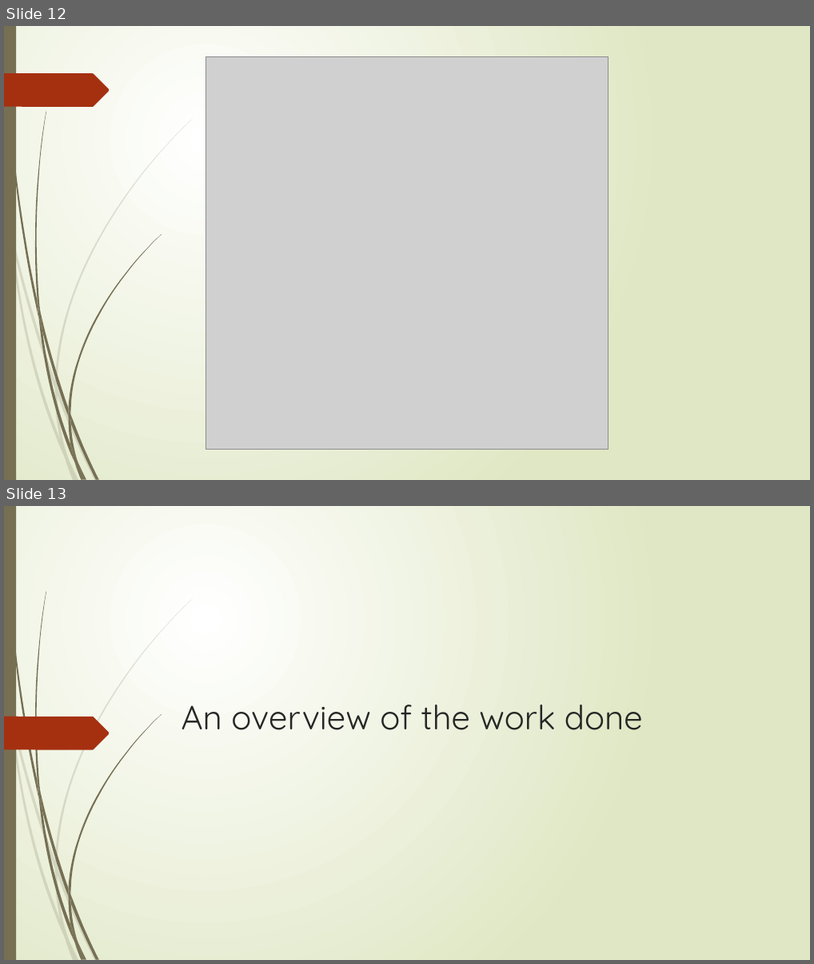
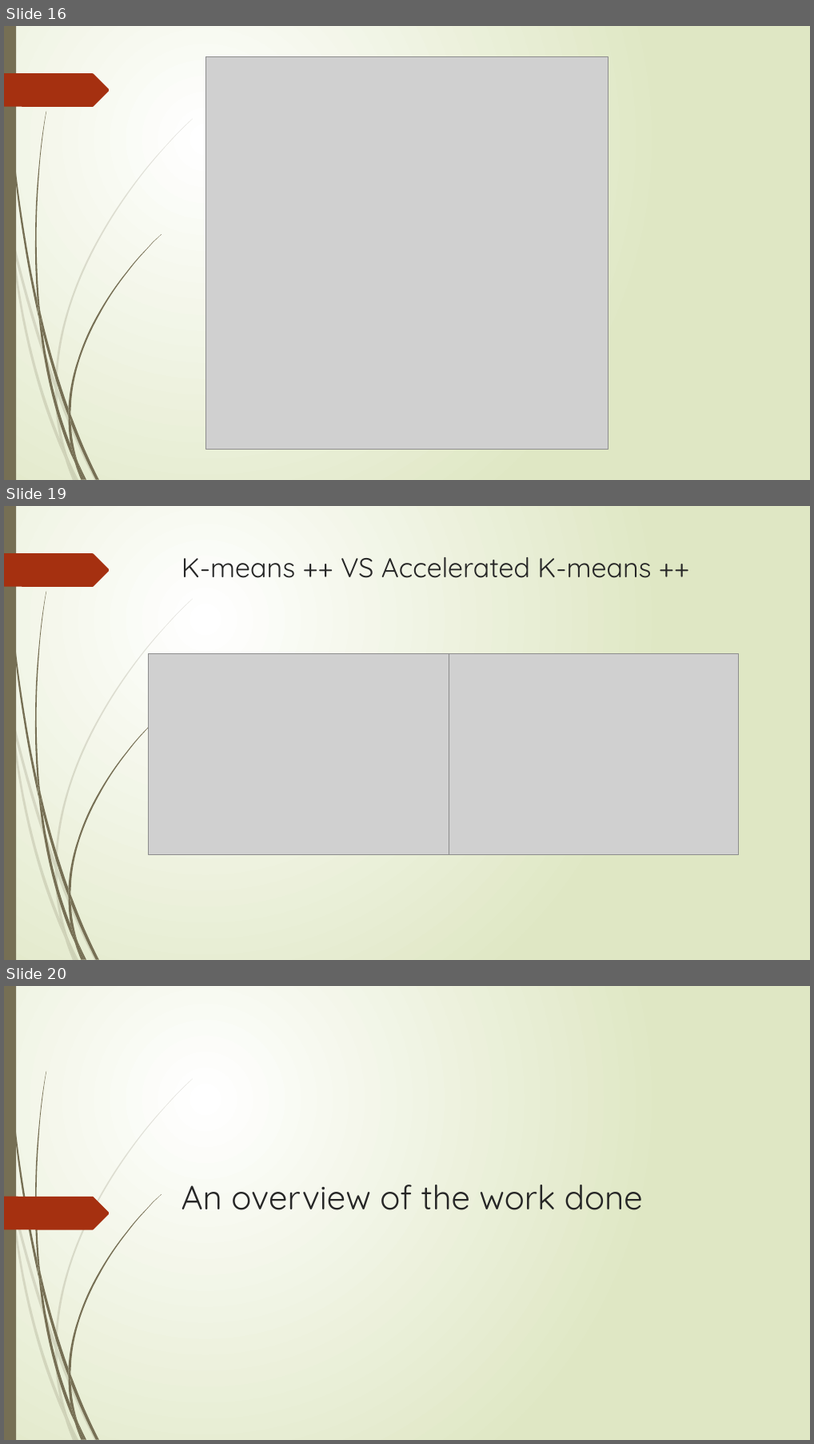
Before and after one commit to hsmmi/Exact-Acceleration-of-K-Means-and-K-Means-parallel, a slide deck: report/spr_final_paper.pptx. Shown one above the other, each under a label of ours: slides 12 and 13 before the commit, slides 16, 19 and 20 after it; the slides between them are not shown. The pictures are 814x964 and 814x1444 pixels, drawn with LibreOffice and Linux fonts; fonts in the diff are those of the drawing; grey boxes stand for pictures. Boxes give left, top, right and bottom in pixels: in the first picture for what was removed or moved away, otherwise in the second. Text is boxed around its words. In the diff, an @@ line names an element or a change of style, - is before the commit and + after.

```diff
--- a/report/spr_final_paper.pptx
+++ b/report/spr_final_paper.pptx
@@ slide 19 added at (4, 506, 810, 960), background gradient #FFFFFF to #DFE8C4; not listed: 24 template elements that a slide beside it also shows @@
@@ title added at (182, 557, 651, 578), 32.4 pt, text #262626 @@
+K-means ++ VS Accelerated K-means ++
@@ picture added at (148, 654, 449, 855) @@
@@ picture added at (438, 654, 739, 855) @@
@@ what was slide 12 is now slide 16 @@
@@ what was slide 13 is now slide 20 @@
```
Also in this commit, not shown: 7 slides changed, 7 other slides added.
